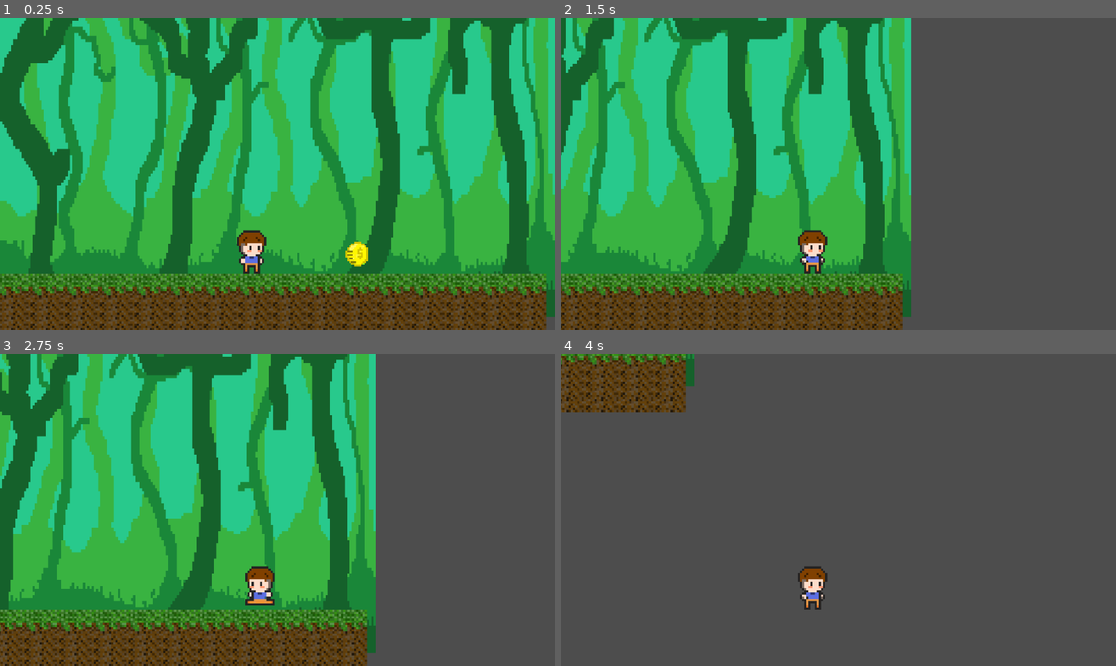
Above: before the commit, frames 1-4 (two rows, left to right).
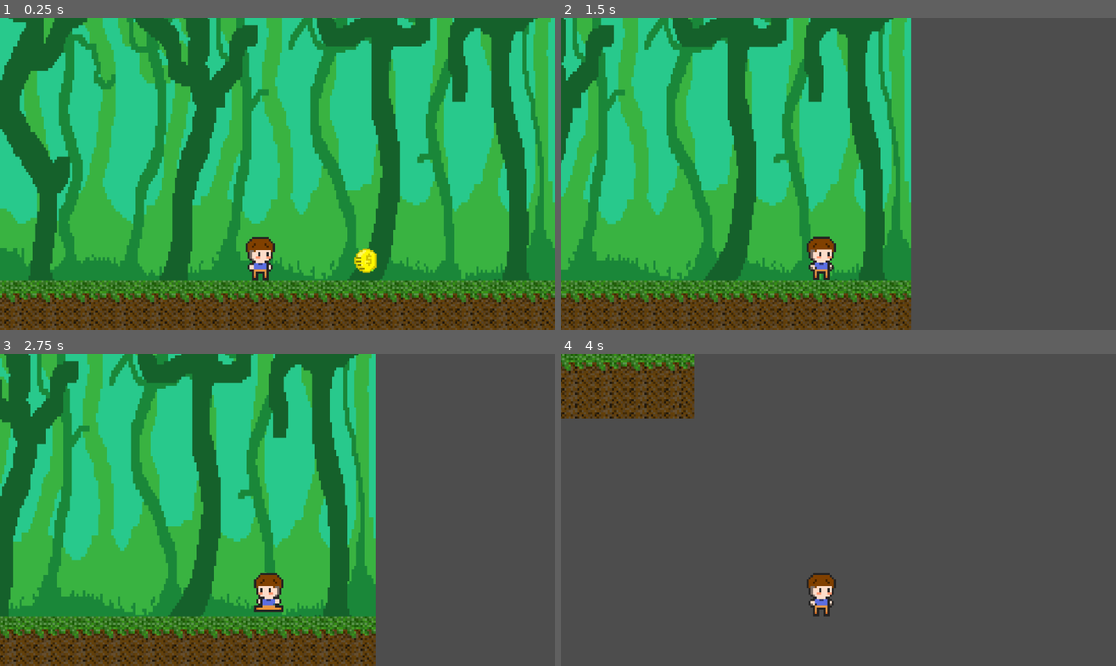
Above: after the commit, the same moments.

Repository: crackanimador/Videojuego
Game: Godot game, scene res://Scenes/bosque.tscn
The game is run twice, just before and just after one commit, with the same random seed, the same clock (stepped at 60 frames per second) and the same inputs.
Inputs:
- Up to frame 1 (0.25 s): no input
- Up to frame 2 (1.5 s): tap Enter (ui_accept) at 0.5, 0.77 s; hold D from 0.53 s (still down)
- Up to frame 3 (2.75 s): tap Enter (ui_accept) at 1.52 s; release D at 2.03 s; hold A from 2.03 s (still down)
- Up to frame 4 (4 s): release A at 2.78 s; hold D from 2.78 s (still down); tap Enter (ui_accept) at 3.02, 3.77 s

The runs differ from the first frame. In frame 1, 23% of the frame differs, in the area x 0-100%, y 0-100%; in frame 2, 14%; in frame 3, 15%; in frame 4, 3.9%.

Commit message:
Update bosque.tscn

Diff:
--- a/Scenes/bosque.tscn
+++ b/Scenes/bosque.tscn
@@ -28,7 +28,7 @@
 [node name="Node2D" type="Node2D"]
 
 [node name="Sprite2D" type="Sprite2D" parent="."]
-position = Vector2(4, -17.5)
+position = Vector2(0, -17)
 scale = Vector2(1.00787, 1.40972)
 texture = ExtResource("1_xk22d")
 
@@ -41,7 +41,7 @@
 position = Vector2(-6, 56)
 
 [node name="Camera2D" type="Camera2D" parent="Player"]
-position = Vector2(10, -37)
+position = Vector2(6, -40)
 zoom = Vector2(4.5, 4.5)
 
 [node name="Node" parent="." instance=ExtResource("5_8fja4")]
